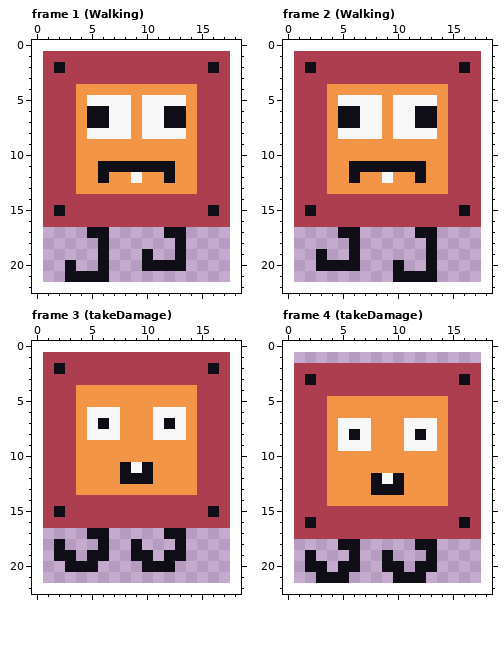
Pixel-art file, stored at 2D Platformer/Assets/Sprites/00_Tutorial/blockEnemy.aseprite. Above is the file before it was changed.
17x21 pixels, 6 frames. Shown: frame 1 (Walking), frame 2 (Walking), frame 3 (takeDamage), frame 4 (takeDamage). The old version is drawn lined up with the new one, on the new canvas. The commit also changed other frames, which this record leaves out.
New version:
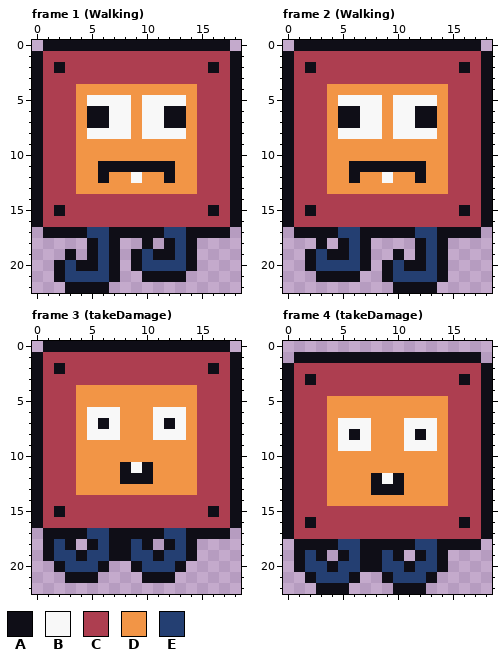
Palette (. is transparent): A #0f0e17  B #f8f8f8  C #ad3e50  D #f29546  E #243f72
From old to new:
canvas 17x21 -> 19x23, the old top-left corner now at 1,1
Frame 1 (Walking):
The edit adds colour A in row 0 at x 1 to 17; in rows 1 to 16 at x 0 and 18; in row 17 at x 1 to 4, 7 to 11 and 14 to 17; in row 18 at x 5, 7, 10, 12 and 14; in row 19 at x 3, 5, 7, 9, 11 to 12 and 14; in row 20 at x 2, 4 to 5, 7, 9 and 14.
The edit adds colour A in row 21 at x 2, 7 and 10 to 13; in row 22 at x 3 to 6.
Colour A gives way to colour E in row 17 at x 5 to 6 and 12 to 13; in row 18 at x 6 and 13; in row 19 at x 6, 10 and 13; in row 20 at x 3, 6 and 10 to 13; in row 21 at x 3 to 6.
Frame 2 (Walking):
The edit adds colour A in row 0 at x 1 to 17; in rows 1 to 16 at x 0 and 18; in row 17 at x 1 to 4, 7 to 11 and 14 to 17; in row 18 at x 3, 5, 7, 12 and 14; in row 19 at x 2, 4 to 5, 7, 10, 12 and 14; in row 20 at x 2, 7, 9, 11 to 12 and 14.
The edit adds colour A in row 21 at x 3 to 6, 9 and 14; in row 22 at x 10 to 13.
Colour A gives way to colour E in row 17 at x 5 to 6 and 12 to 13; in row 18 at x 6 and 13; in row 19 at x 3, 6 and 13; in row 20 at x 3 to 6, 10 and 13; in row 21 at x 10 to 13.
Frame 3 (takeDamage):
The edit adds colour A in row 0 at x 1 to 17; in rows 1 to 16 at x 0 and 18; in row 17 at x 1 to 4, 7 to 11 and 14 to 17; in row 18 at x 1, 3, 5, 7 to 8, 10, 12 and 14; in row 19 at x 1, 4, 7 to 8, 11 and 14; in row 20 at x 2, 6, 9 and 13.
The edit adds colour A in row 21 at x 3 to 5 and 10 to 12.
Colour A gives way to colour E in row 17 at x 5 to 6 and 12 to 13; in row 18 at x 2, 6, 9 and 13; in row 19 at x 2 to 3, 5 to 6, 9 to 10 and 12 to 13; in row 20 at x 3 to 5 and 10 to 12.
Frame 4 (takeDamage):
The edit adds colour A in row 1 at x 1 to 17; in rows 2 to 17 at x 0 and 18; in row 18 at x 1 to 4, 7 to 11 and 14 to 17; in row 19 at x 1, 3, 5, 7 to 8, 10, 12 and 14; in row 20 at x 1, 4, 7 to 8, 11 and 14; in row 21 at x 2, 6, 9 and 13.
The edit adds colour A in row 22 at x 3 to 5 and 10 to 12.
Colour A gives way to colour E in row 18 at x 5 to 6 and 12 to 13; in row 19 at x 2, 6, 9 and 13; in row 20 at x 2 to 3, 5 to 6, 9 to 10 and 12 to 13; in row 21 at x 3 to 5 and 10 to 12.
